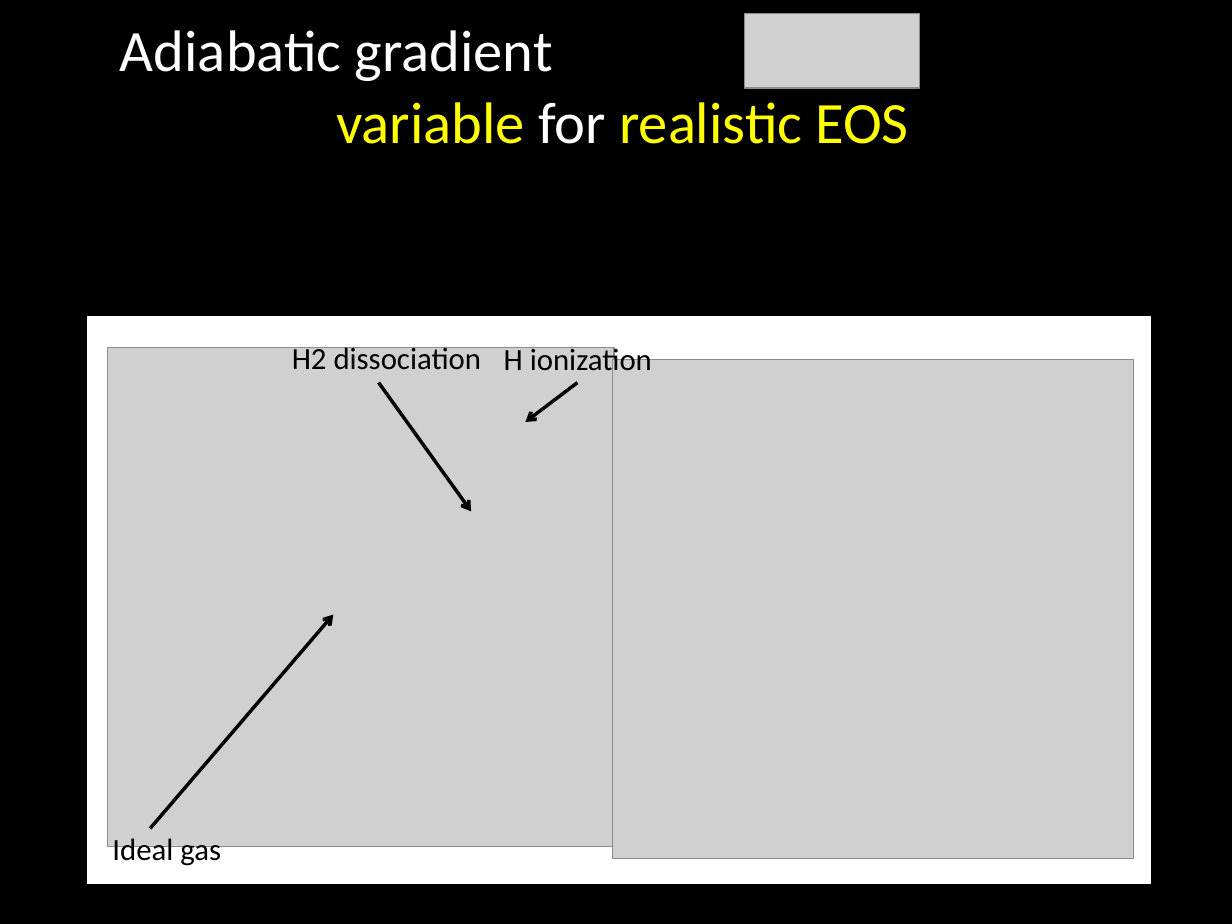
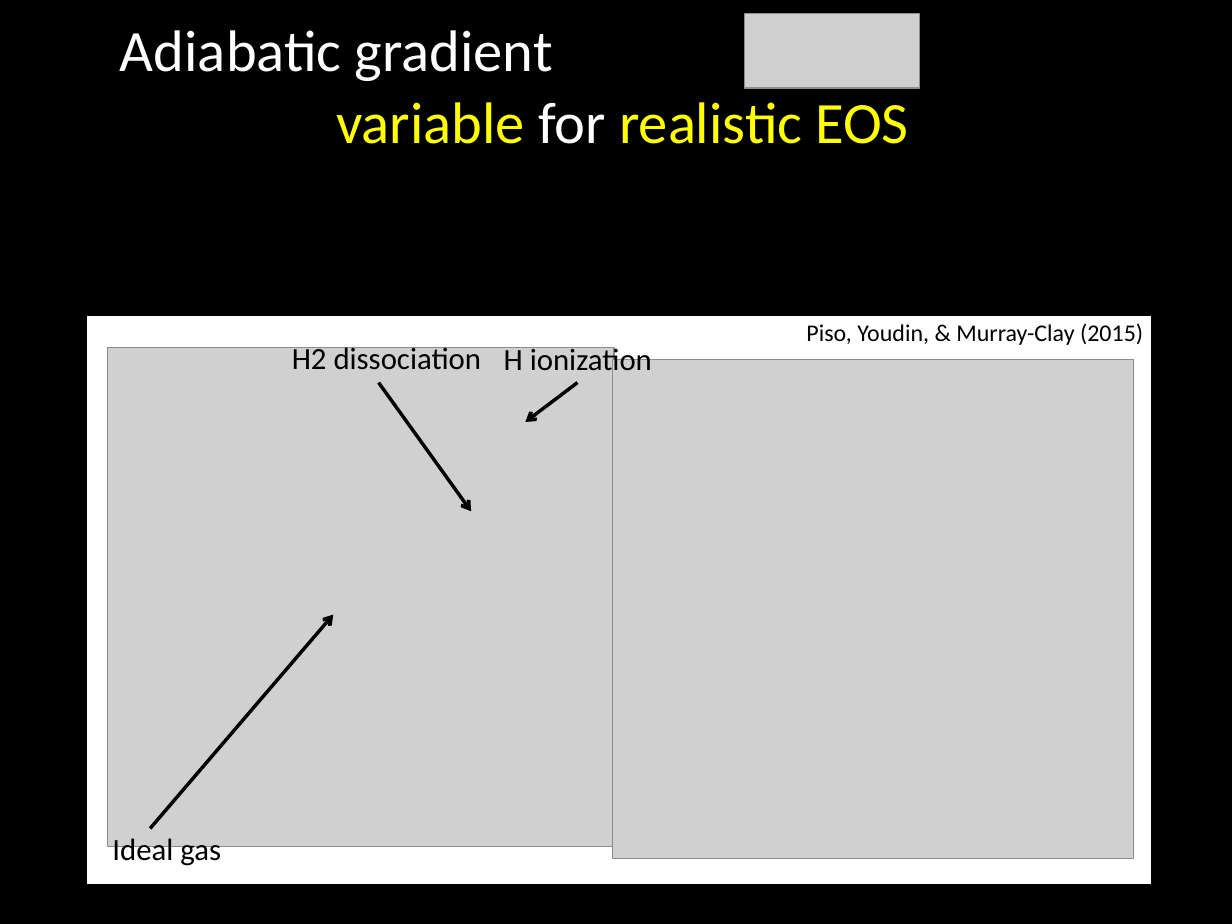
Before and after one commit to apiso/Thesis, a slide deck: slide 17 of slides/SPF1_talk_v2.pptx. Drawn at 1232x924 pixels with LibreOffice and Linux fonts; fonts in the diff are those of the drawing; grey boxes stand for pictures. Boxes give left, top, right and bottom in pixels: in the first picture for what was removed or moved away, otherwise in the second. Text is boxed around its words. In the diff, an @@ line names an element or a change of style, - is before the commit and + after.

```diff
--- a/slides/SPF1_talk_v2.pptx
+++ b/slides/SPF1_talk_v2.pptx
@@ text added at bbox=[806, 323, 1143, 345], 14 pt, text #000000 @@
+Piso, Youdin, & Murray-Clay (2015)
```
Also in this commit, not shown: 6 other slides changed, 7 other files.
